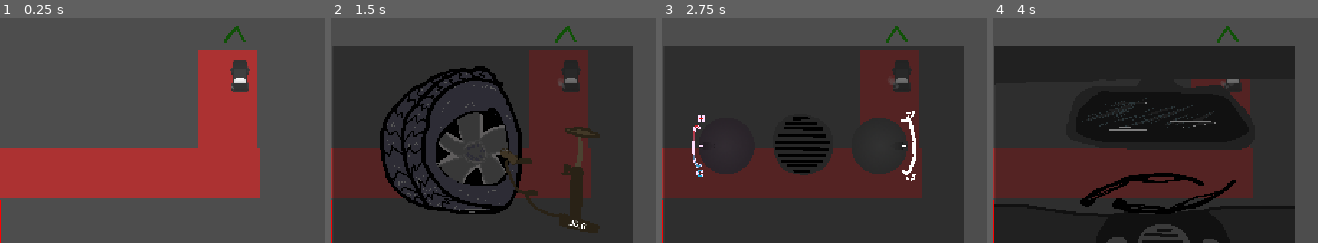
Above: before the commit, frames 1-4 (left to right).
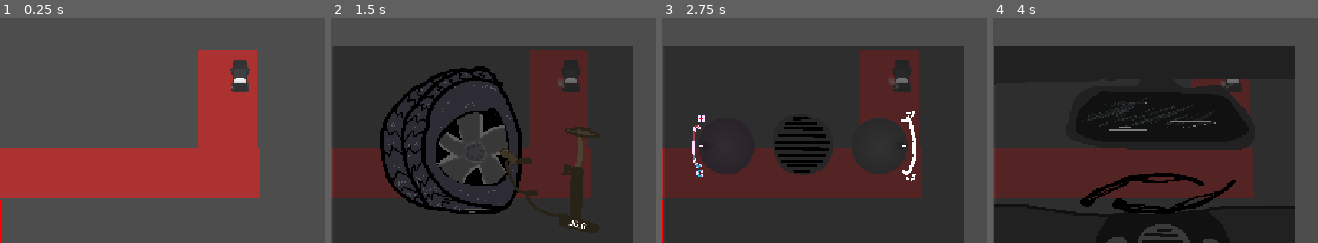
Above: after the commit, the same moments.

Repository: DBorgKiwami/game-jam-2
Game: Godot game, scene res://levels/testlevel.tscn
Two runs of this game, one before a commit and one after it. Both use one fixed random seed, a clock stepped at 60 frames per second and the inputs below. The engine's default icon, where the game draws it, is replaced by a stand-in: a white triangle on a blue panel in a dark square.
Inputs (mouse positions are % of the whole screen's width and height, from its top left):
- Up to frame 1 (0.25 s): no input
- Up to frame 2 (1.5 s): click (28, 94) at 0.5 s; click (36, 94) at 1.25 s
- Up to frame 3 (2.75 s): click (45, 94) at 2 s
- Up to frame 4 (4 s): click (54, 94) at 2.75 s; click (63, 94) at 3.5 s
The pictures show only the part of the screen within x 25-75%, y 37-87%; the shares and areas given below are measured in that part.

The runs differ from the first frame. In frame 1, 0.1% of the frame differs, in the area x 68-76%, y 3-12%; in frame 2, 0.1%; in frame 3, 0.1%; in frame 4, 0.1%.

Commit message:
Waypoint code setup

Diff:
--- a/levels/grocery_store.tscn
+++ b/levels/grocery_store.tscn
@@ -38,6 +38,7 @@
 
 [node name="Waypoint" parent="." unique_id=336144352 instance=ExtResource("1_fdlhl")]
 position = Vector2(14, -119)
+waypointOrder = 1
 
 [node name="AnimatedSprite2D" type="AnimatedSprite2D" parent="." unique_id=345345283]
 z_index = 1
--- a/levels/house.tscn
+++ b/levels/house.tscn
@@ -71,6 +71,7 @@
 
 [node name="Waypoint" parent="." unique_id=336144352 instance=ExtResource("5_olatg")]
 position = Vector2(0, -200)
+waypointOrder = 2
 
 [node name="Sprite2D" type="Sprite2D" parent="." unique_id=1687025612]
 position = Vector2(-2, -5)
--- a/levels/hud_pointer.gd
+++ b/levels/hud_pointer.gd
@@ -4,12 +4,30 @@
 var viewportcenter
 var origin
 @export var distanceBeforeNeutralPoint = 2000.0
+@export var waypointOrder = 0
 
 @onready var reticle: AnimatedSprite2D = $AnimatedSprite2D
 
+func _drive_thru_reached() -> void:
+	if waypointOrder == 1:
+		visible = true
+	else:
+		visible = false
+	pass
+
+func _grocery_store_reached() -> void:
+	if waypointOrder == 2:
+		visible = true
+	else:
+		visible = false
+	pass
 
 # Called when the node enters the scene tree for the first time.
 func _ready() -> void:
+	if waypointOrder != 0:
+		visible = false
+	SignalBus.connect("reached_drive_thru", _drive_thru_reached)
+	SignalBus.connect("reached_grocery_store", _grocery_store_reached)
 	origin = global_position
 	camera = get_viewport().get_camera_2d()
 	viewportcenter = Vector2(get_viewport().size) / 2.0
--- a/levels/waypoint.tscn
+++ b/levels/waypoint.tscn
@@ -23,6 +23,7 @@
 }]
 
 [node name="Waypoint" type="Node2D" unique_id=336144352]
+z_index = 10
 script = ExtResource("1_mjlj6")
 
 [node name="AnimatedSprite2D" type="AnimatedSprite2D" parent="." unique_id=398549790]
